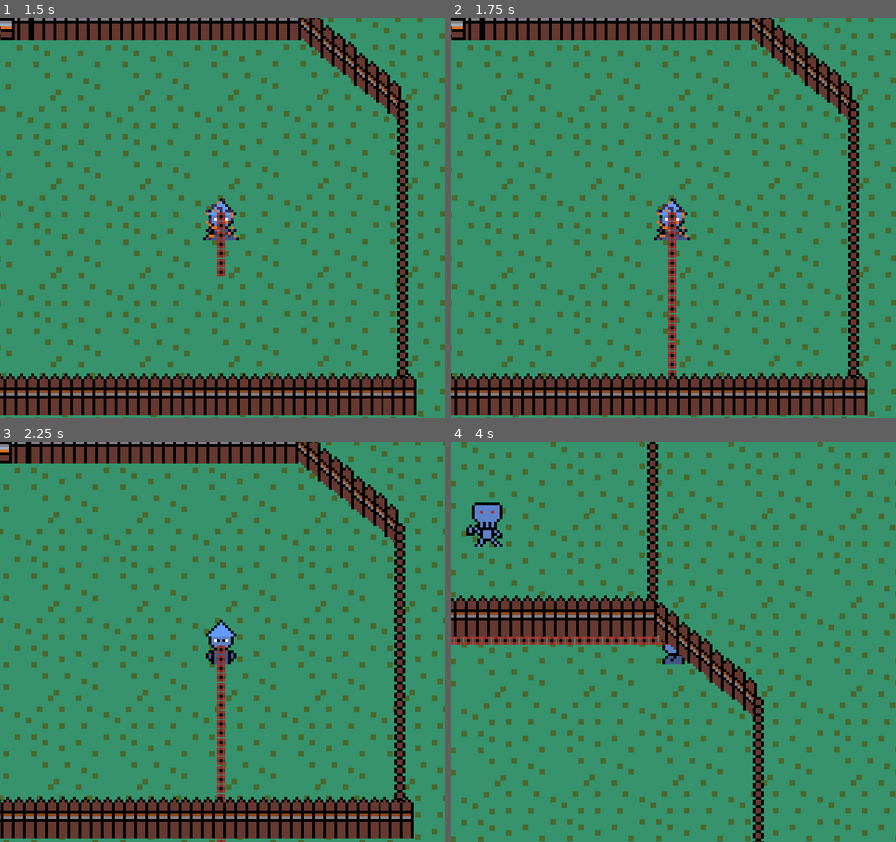
Above: before the commit, frames 1-4 (two rows, left to right).
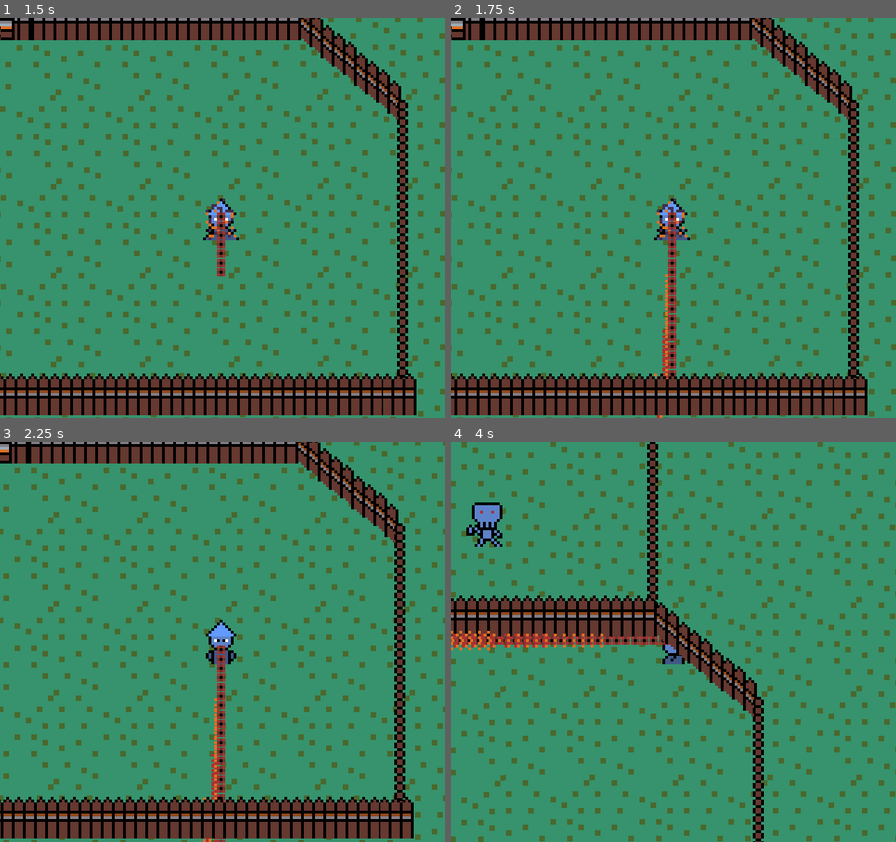
Above: after the commit, the same moments.

Repository: macattack69/TOPSECRETDONTTOUCH
Game: Godot game, scene res://Scenes/World.tscn
Same seed, same stepped clock (60 frames per second), same inputs: the game is played once before the commit and once after it.
Inputs:
- Up to frame 1 (1.5 s): tap Enter at 0.5 s; hold D (ui_right) 0.53-1.28 s; tap R (dodge) at 0.6 s; hold S (ui_down) from 1.28 s (still down); tap Space (shoot) at 1.35 s
- Up to frame 2 (1.75 s): keep holding S (ui_down)
- Up to frame 3 (2.25 s): release S (ui_down) at 2.03 s; hold D (ui_right) from 2.03 s (still down); tap F (shoot2) at 2.1 s
- Up to frame 4 (4 s): release D (ui_right) at 2.78 s; hold W (ui_up) 2.78-3.53 s; tap R (dodge) at 2.85 s; hold A (ui_left) from 3.53 s (still down); hold Space (shoot) from 3.53 s (still down)

Frame 1 is identical in both runs. In frame 2, 0.2% of the frame differs, in the area x 45-49%, y 64-100%; in frame 3, 0.2%; in frame 4, 0.5%, in the area x 0-35%, y 47-53%.

Commit message:
i get a little

Diff:
--- a/yamya2w+b/bullet.tscn
+++ b/yamya2w+b/bullet.tscn
@@ -1,10 +1,40 @@
-[gd_scene load_steps=4 format=2]
+[gd_scene load_steps=6 format=2]
 
 [ext_resource path="res://Assets/fireball.png" type="Texture" id=1]
 [ext_resource path="res://scripts/bullet.gd" type="Script" id=2]
 
 [sub_resource type="RectangleShape2D" id=1]
 extents = Vector2( 1.5, 1.5 )
+
+[sub_resource type="Animation" id=2]
+length = 0.001
+tracks/0/type = "value"
+tracks/0/path = NodePath("Fireball:frame")
+tracks/0/interp = 1
+tracks/0/loop_wrap = true
+tracks/0/imported = false
+tracks/0/enabled = true
+tracks/0/keys = {
+"times": PoolRealArray( 0 ),
+"transitions": PoolRealArray( 1 ),
+"update": 0,
+"values": [ 0 ]
+}
+
+[sub_resource type="Animation" id=3]
+resource_name = "fireball"
+tracks/0/type = "value"
+tracks/0/path = NodePath("Fireball:frame")
+tracks/0/interp = 1
+tracks/0/loop_wrap = true
+tracks/0/imported = false
+tracks/0/enabled = true
+tracks/0/keys = {
+"times": PoolRealArray( 0, 0.1, 0.2, 0.3, 0.4 ),
+"transitions": PoolRealArray( 1, 1, 1, 1, 1 ),
+"update": 1,
+"values": [ 0, 1, 2, 3, 4 ]
+}
 
 [node name="bullet" type="Area2D"]
 script = ExtResource( 2 )
@@ -16,3 +46,7 @@
 [node name="CollisionShape2D" type="CollisionShape2D" parent="."]
 position = Vector2( -0.5, -0.5 )
 shape = SubResource( 1 )
+
+[node name="AnimationPlayer" type="AnimationPlayer" parent="."]
+anims/RESET = SubResource( 2 )
+anims/fireball = SubResource( 3 )
--- a/yamya2w+b/scripts/bullet.gd
+++ b/yamya2w+b/scripts/bullet.gd
@@ -6,6 +6,7 @@
 
 func _physics_process(delta):
 	position += velocity * delta
+	$AnimationPlayer.play("fireball")
 
 func set_direction(direction: Vector2):
 	velocity = direction.normalized() * speed
--- a/yamya2w+b/scripts/playerClean.gd
+++ b/yamya2w+b/scripts/playerClean.gd
@@ -44,7 +44,7 @@
 
 func die():
 	if hp < 0:
-		queue_free()
+		self.queue_free()
 
 func moveState(delta):
 	var inputVector = Vector2.ZERO
Binary file added: yamya2w+b/Assets/tilemap1.grey.png
Not shown, added: yamya2w+b/Assets/tilemap1.grey.png.import
Not shown, added: yamya2w+b/Assets/tilemap1oeifinal.png.import
